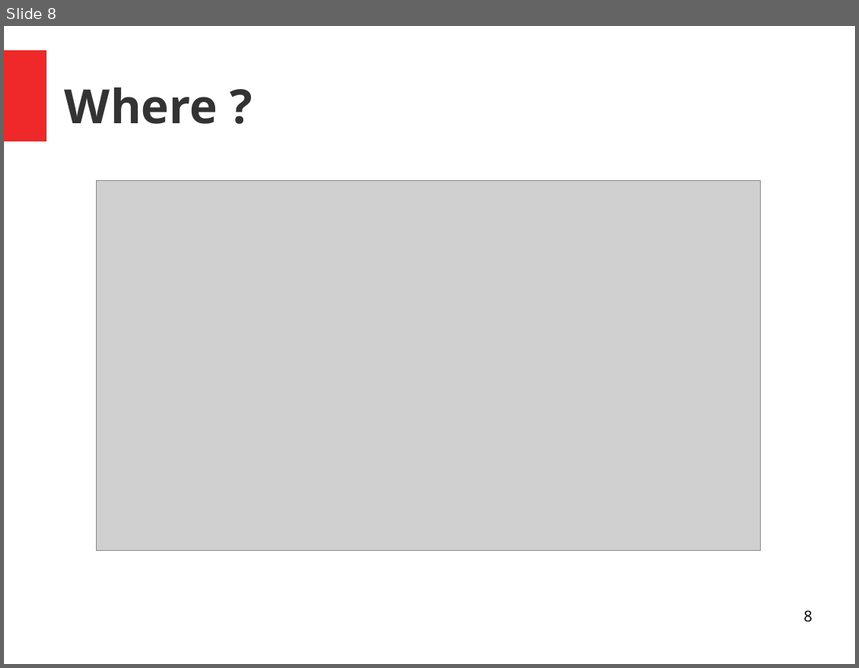
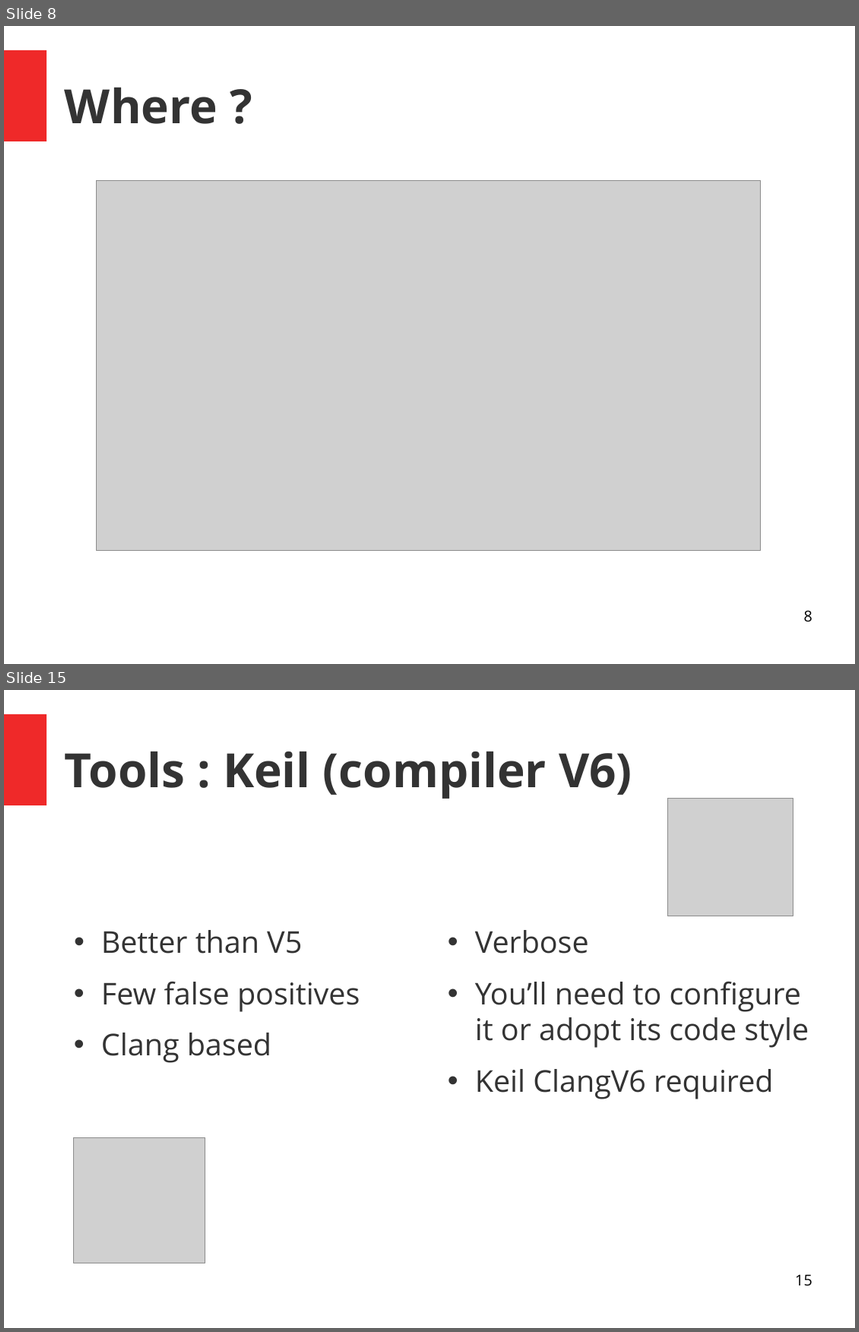
Before and after one commit to PandaChauve/StaticAnalysisTests, a slide deck: Untitled 1.odp. Shown one above the other, each under a label of ours: slide 8 before the commit, slides 8 and 15 after it; the slides between them are not shown. The pictures are 859x668 and 859x1332 pixels, drawn with LibreOffice and Linux fonts; fonts in the diff are those of the drawing; grey boxes stand for pictures. Boxes give left, top, right and bottom in pixels: in the first picture for what was removed or moved away, otherwise in the second. Text is boxed around its words. In the diff, an @@ line names an element or a change of style, - is before the commit and + after.

```diff
--- a/Untitled 1.odp
+++ b/Untitled 1.odp
@@ slide 15 added at (4, 690, 855, 1328), background #FFFFFF; not listed: 1 template element that a slide beside it also shows @@
@@ title added at (65, 752, 633, 799), 44 pt, text #333333, bold @@
+Tools : Keil (compiler V6)
@@ picture added at (668, 798, 794, 916) @@
@@ text added at (101, 930, 360, 1063), 28 pt, text #333333 @@
+• Better than V5
+• Few false positives
+• Clang based
@@ text added at (475, 930, 809, 1100), 28 pt, text #333333 @@
+• Verbose
+• You’ll need to configure it or adopt its code style
+• Keil ClangV6 required
@@ picture added at (73, 1138, 205, 1263) @@
@@ page number added at (795, 1275, 813, 1287), 14 pt, text #000000 @@
+15
```
Also in this commit, not shown: 1 slide changed, 21 other slides added, 1 slide removed, 1 other file.
